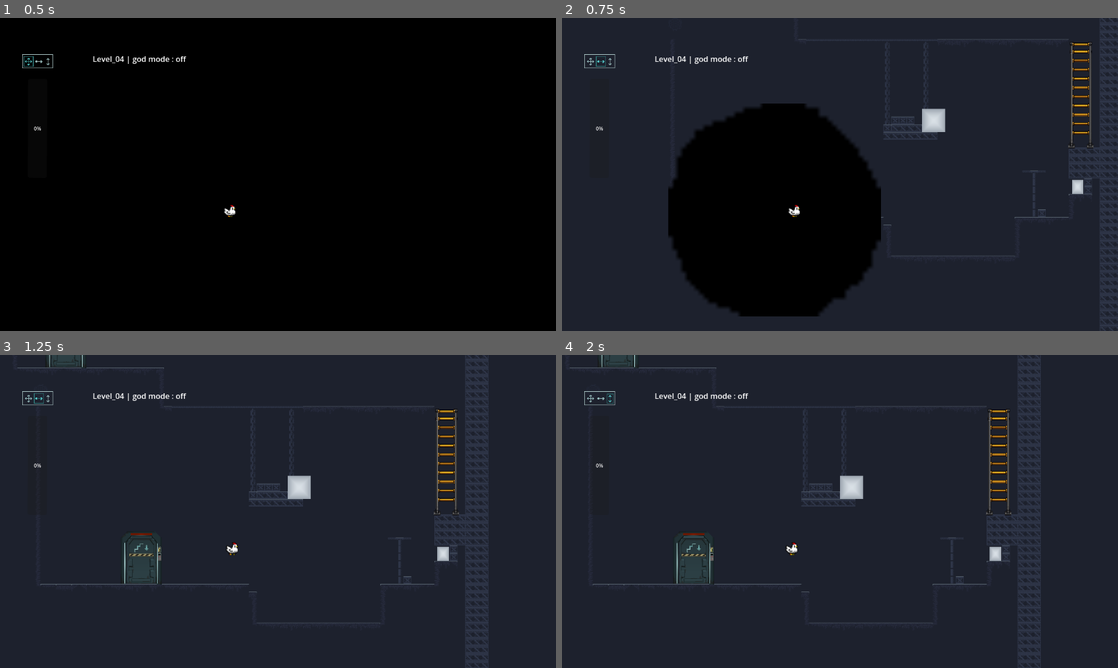
Above: before the commit, frames 1-4 (two rows, left to right).
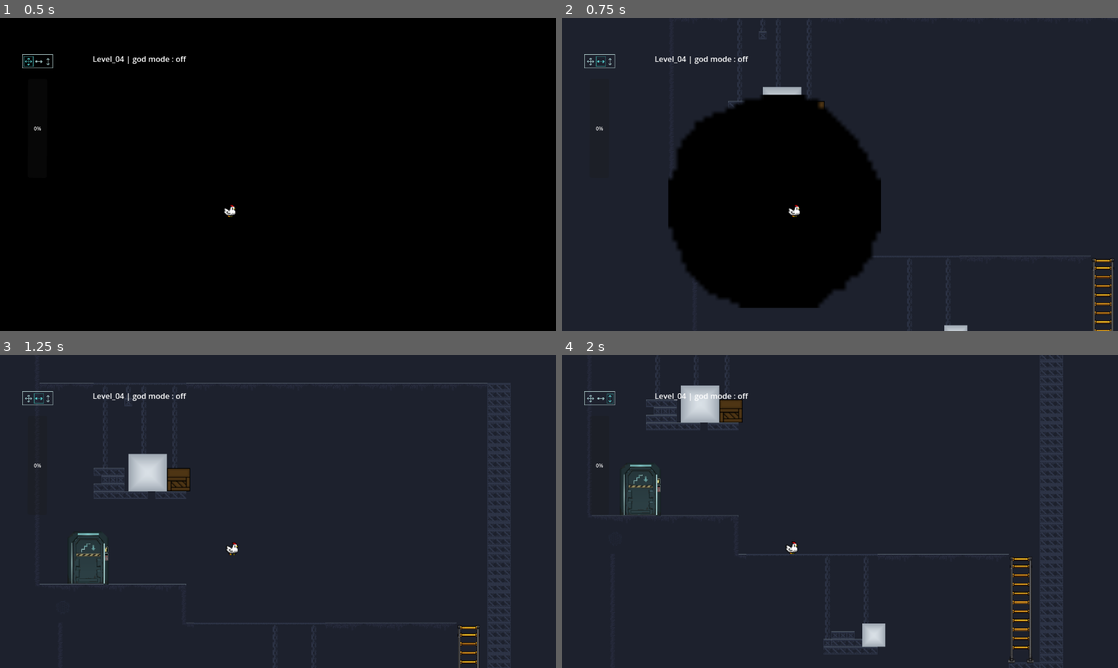
Above: after the commit, the same moments.

Repository: mgi-dev/size-them-up
Game: Godot game, scene res://scenes/levels/level_04.tscn
Same seed, same stepped clock (60 frames per second), same inputs: the game is played once before the commit and once after it. This scene is started directly instead of the project's main scene. Sound files missing from this copy of the repository are replaced by a short silence.
Inputs (mouse positions are in pixels of both pictures, inside the frame that each line leads up to):
- Up to frame 1 (0.5 s): no input
- Up to frame 2 (0.75 s): tap Enter at 0.5 s; move the mouse to (962, 158) at 0.52 s; hold D (player_move_right) from 0.53 s (still down); hold Tab (change_resize_mode) from 0.53 s (still down)
- Up to frame 3 (1.25 s): keep holding D (player_move_right); keep holding Tab (change_resize_mode); tap Space (player_jump) at 0.77 s; right-click (400, 495) at 0.8 s
- Up to frame 4 (2 s): move the mouse to (728, 527) at 1.27 s; release D (player_move_right) at 1.28 s; release Tab (change_resize_mode) at 1.28 s; hold S (player_down) from 1.28 s (still down); right-click (728, 527) at 1.35 s; tap Space (player_jump) at 1.52 s; tap Tab (change_resize_mode) at 1.55 s

Frame 1 is identical in both runs. In frame 2, 5.1% of the frame differs, in the area x 19-100%, y 0-100%; in frame 3, 6.9%; in frame 4, 7.8%, in the area x 1-91%, y 0-100%.

Commit message:
fix resize mode selectioon when changing level

Diff:
--- a/scenes/characters/player/resize_gun.gd
+++ b/scenes/characters/player/resize_gun.gd
@@ -148,6 +148,8 @@
 
 func _ready():
 	visible_laser_width = laser_min_width
+	resize_mode = Enums.RESIZE_MODE.ALL
+	SignalBus.resize_mode_selected.emit(resize_mode)
 
 	state_machine = StateMachine.new({
 		LaserIdleState: LaserIdleState.new(self),
--- a/scenes/characters/player/resize_gun_backup.gd
+++ /dev/null
@@ -1,214 +0,0 @@
-extends RayCast2D
-
-class_name ResizeRay2
-
-@onready var visible_laser = $Line2D
-@export var laser_min_width: float = 0.0
-@export var laser_max_width: float = 4.0
-@export var laser_ready_speed: float = 0.1
-
-@onready var sound_player : AudioStreamPlayer2D = $AudioStreamPlayer2D
-@onready var audio_size_down : AudioStreamPlayer2D = $AudioSizeDown
-@onready var audio_size_up : AudioStreamPlayer2D = $AudioSizeUp
-
-@onready var casting_particles: GPUParticles2D = $CastingParticles2D
-@onready var beam_particles: GPUParticles2D = $BeamParticles2D
-
-var audio_size_down_playing = false
-var audio_size_up_playing = false
-
-
-var is_resizing_laser_enabled: bool = false
-
-# ray
-"""
-- line 2D
-raycast
-particle beam (no emiting)
-no audio
-
-position setters, color setter.
-
-"""
-
-func _ready():
-	visible_laser.width = laser_min_width
-	for node in get_tree().get_nodes_in_group(Enums.CLIMBABLE_GROUP):
-		if node is CollisionObject2D:
-			add_exception(node)
-
-
-func _process(delta):
-	manage_sound_and_find_a_better_name()
-	handle_laser_visible_width()
-	select_laser_color()
-	handle_colliding(delta)
-
-
-func _physics_process(delta):
-	pass
-
-
-func manage_sound_and_find_a_better_name():
-	# TODO: scale db gradually.
-	if Input.is_action_just_pressed("size_up") or Input.is_action_just_pressed("size_down"):
-		sound_player.play()
-	if Input.is_action_just_released("size_up") or Input.is_action_just_released("size_down"):
-		sound_player.stop()
-
-
-func handle_laser_visible_width() -> void:
-	if Input.is_action_pressed("size_up") or Input.is_action_pressed("size_down"):
-		casting_particles.emitting = true
-		if visible_laser.width <= laser_max_width:
-			visible_laser.width += laser_ready_speed
-			if visible_laser.width >= laser_max_width:
-				beam_particles.emitting = true
-				# Avoid going over limit.
-				visible_laser.width = laser_max_width
-				is_resizing_laser_enabled = true
-				if Input.is_action_pressed("size_up"):
-					size_up_beam_particle()
-				if Input.is_action_pressed("size_down"):
-					size_down_beam_particle()
-
-			else:
-				beam_particles.emitting = false
-	else:
-		# no mouse click --> laser reset.
-		is_resizing_laser_enabled = false
-		casting_particles.emitting = false
-		beam_particles.emitting = false
-		visible_laser.width = laser_min_width
-
-
-func select_laser_color() -> void:
-	if Input.is_action_pressed("size_up"):
-		visible_laser.default_color = Color(0.856, 0.002, 0.001, 1.0)
-		casting_particles.modulate = Color(0.856, 0.002, 0.001, 1.0)
-		beam_particles.modulate = Color(0.856, 0.002, 0.001, 1.0)
-	elif Input.is_action_pressed("size_down"):
-		visible_laser.default_color = Color(0.108, 0.345, 1.0, 1.0)
-		casting_particles.modulate = Color(0.108, 0.345, 1.0, 1.0)
-		beam_particles.modulate = Color(0.108, 0.345, 1.0, 1.0)
-
-func handle_colliding(delta):
-	var far_away_position = to_local(get_global_mouse_position()).normalized() * 5000
-	target_position = far_away_position
-	force_raycast_update()
-
-	if is_colliding():
-		var collision_position = to_local(get_collision_point())
-		target_position = collision_position
-		visible_laser.set_point_position(1, target_position)
-		handle_resizing()
-		if is_target_reflector():
-			manage_reflector()
-	else:
-		visible_laser.set_point_position(1, far_away_position)
-
-
-func manage_reflector():
-	var direction = target_position.normalized()
-	var normal = get_collision_normal()
-	var reflected = direction.bounce(normal)
-	var unknown = target_position + reflected * 5000
-	var bounced_ray = RayCast2D.new()
-
-	bounced_ray.position = target_position
-	bounced_ray.target_position = unknown
-	print("old ray start : ", position, " target: ", target_position)
-	print("new ray start : ", bounced_ray.position, " target: ", bounced_ray.target_position)
-	add_child(bounced_ray)
-
-
-func size_up_beam_particle():
-
-	var center = position.lerp(target_position, 0.5)
-	beam_particles.position = center
-
-	beam_particles.process_material.emission_box_extents = Vector3(
-		visible_laser.points[0].distance_to(visible_laser.points[1]) / 2,
-		beam_particles.process_material.emission_box_extents.y,
-		beam_particles.process_material.emission_box_extents.z
-		)
-	beam_particles.rotation = Vector2.RIGHT.angle_to(target_position)
-	beam_particles.process_material.initial_velocity_min = 0 + abs(beam_particles.process_material.initial_velocity_min)
-	beam_particles.process_material.initial_velocity_max = 0 + abs(beam_particles.process_material.initial_velocity_max)
-
-func size_down_beam_particle():
-	var center = position.lerp(target_position, 0.5)
-	beam_particles.position = center
-
-	beam_particles.process_material.emission_box_extents = Vector3(
-		visible_laser.points[0].distance_to(visible_laser.points[1]) / 2,
-		beam_particles.process_material.emission_box_extents.y,
-		beam_particles.process_material.emission_box_extents.z
-		)
-	beam_particles.rotation = Vector2.RIGHT.angle_to(target_position)
-
-	beam_particles.process_material.initial_velocity_min = 0 - abs(beam_particles.process_material.initial_velocity_min)
-	beam_particles.process_material.initial_velocity_max = 0 - abs(beam_particles.process_material.initial_velocity_max)
-
-
-func handle_resizing():
-	if is_resizing_laser_enabled and is_target_resizable():
-		if Input.is_action_pressed("size_up"):
-			if !audio_size_up_playing:
-				audio_size_up_playing = true
-				audio_size_up.play()
-			SignalBus.resize_ray_resize_up.emit(get_collision_shape(), GameState.current_resize_mode)
-		elif Input.is_action_pressed("size_down"):
-			if !audio_size_down_playing:
-				audio_size_down_playing = true
-				audio_size_down.play()
-			SignalBus.resize_ray_resize_down.emit(get_collision_shape(), GameState.current_resize_mode)
-		else:
-			if audio_size_down_playing:
-				audio_size_down.stop()
-				audio_size_down_playing = false
-			if audio_size_up_playing:
-				audio_size_up.stop()
-				audio_size_up_playing = false
-	else:
-		if audio_size_down_playing:
-			audio_size_down.stop()
-			audio_size_down_playing = false
-		if audio_size_up_playing:
-			audio_size_up.stop()
-			audio_size_up_playing = false
-
-
-
-
-func is_target_resizable() -> bool:
-	var collider = get_collider()
-	return collider is Resizable
-
-
-func is_target_reflector()-> bool:
-	var collider = get_collider()
-	return collider is Reflector
-
-
-
-func get_collision_shape() -> CollisionShape2D:
-	var collider = get_collider()
-	var shape_index = get_collider_shape()
-	var owner_id = collider.shape_find_owner(shape_index)
-	return collider.shape_owner_get_owner(owner_id)
-
-
-var resize_modes = [
-	Enums.RESIZE_MODE.ALL,
-	Enums.RESIZE_MODE.HORIZONTAL,
-	Enums.RESIZE_MODE.VERTICAL,
-]
-
-
-func _input(event):
-	if event.is_action_pressed("change_resize_mode"):
-		var next_index = resize_modes.find(GameState.current_resize_mode) + 1
-		if next_index == 3:
-			next_index = 0
-		SignalBus.resize_mode_selected.emit(resize_modes[next_index])
--- a/scenes/levels/level_04.tscn
+++ b/scenes/levels/level_04.tscn
@@ -11,7 +11,7 @@
 [node name="Level_04" unique_id=1818539085 instance=ExtResource("1_nanf4")]
 
 [node name="Player" parent="." index="1" unique_id=217472232]
-position = Vector2(30.667053, 625.819)
+position = Vector2(-15.272705, 159.72728)
 
 [node name="TileMap" parent="." index="2" unique_id=1431608523]
 layer_0/tile_data = PackedInt32Array(2686965, 0, 1, 2686966, 65536, 1, 2686967, 131072, 1, 2686968, 196608, 1, 2686969, …(12113 unchanged characters)…
Not shown, removed: scenes/characters/player/resize_gun_backup.gd.uid
